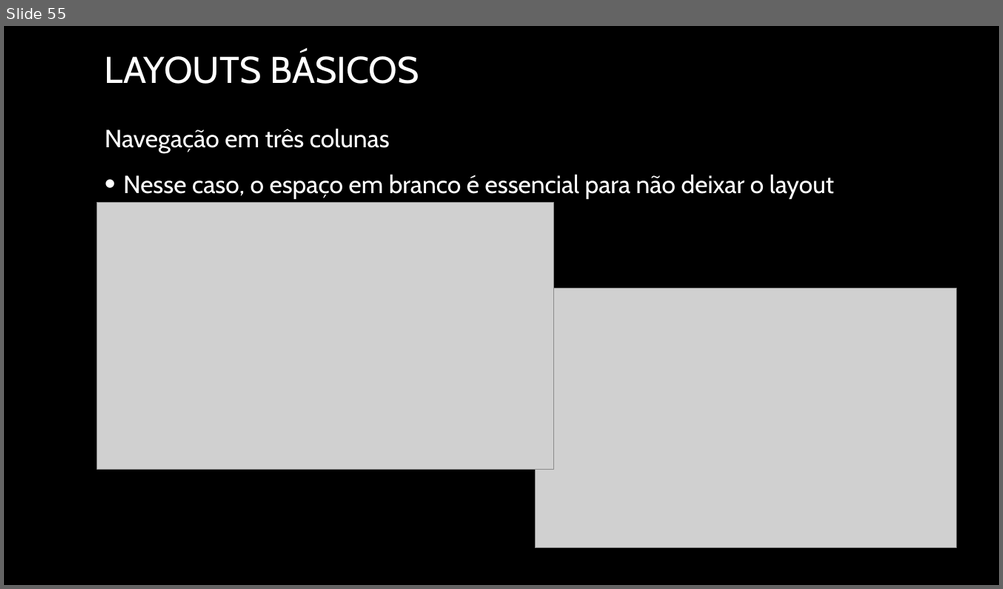
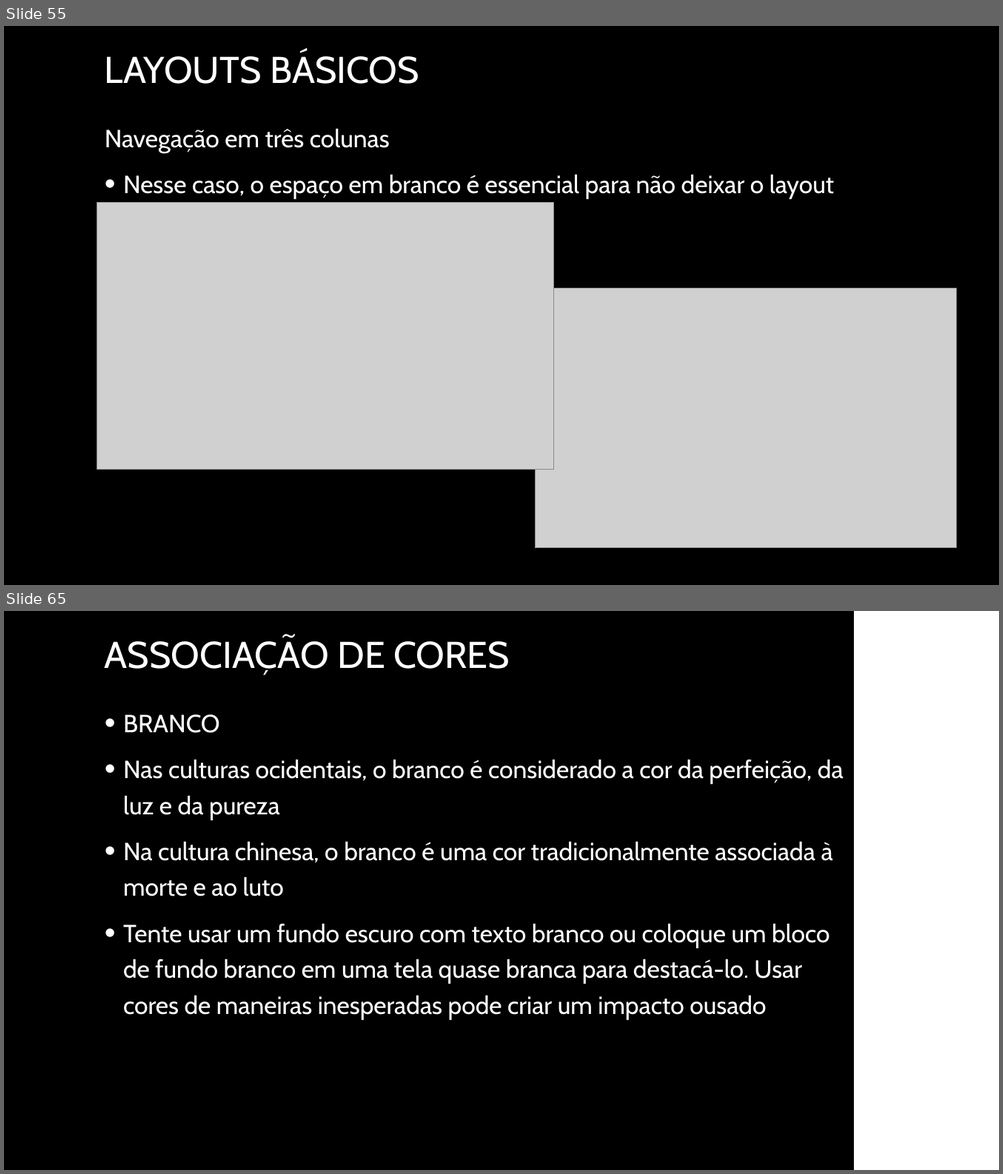
Before and after one commit to joelteixeiradacunha/aulas_php_mysql, a slide deck: Design/Design - Copia.pptx. Shown one above the other, each under a label of ours: slide 55 before the commit, slides 55 and 65 after it; the slides between them are not shown. The pictures are 1003x589 and 1003x1174 pixels, drawn with LibreOffice and Linux fonts; fonts in the diff are those of the drawing; grey boxes stand for pictures; background and template pictures are left out. Boxes give left, top, right and bottom in pixels: in the first picture for what was removed or moved away, otherwise in the second. Text is boxed around its words. In the diff, an @@ line names an element or a change of style, - is before the commit and + after.

```diff
--- a/Design/Design - Copia.pptx
+++ b/Design/Design - Copia.pptx
@@ slide 65 added at (4, 611, 999, 1170), background picture (left out) @@
@@ rectangle added at (854, 611, 999, 1170), fill #FFFFFF, outline #FFFFFF 1.25 pt @@
@@ title added at (105, 637, 509, 675), 36 pt, text #FFFFFF @@
+ASSOCIAÇÃO DE CORES
@@ text added at (123, 715, 843, 1020), 24 pt, text #FFFFFF @@
+• BRANCO
+• Nas culturas ocidentais, o branco é considerado a cor da perfeição, da luz e da pureza
+• Na cultura chinesa, o branco é uma cor tradicionalmente associada à morte e ao luto
+• Tente usar um fundo escuro com texto branco ou coloque um bloco de fundo branco em uma tela quase branca para destacá-lo. Usar cores de maneiras inesperadas pode criar um impacto ousado
```
Also in this commit, not shown: 10 other slides added, 6 other files.
